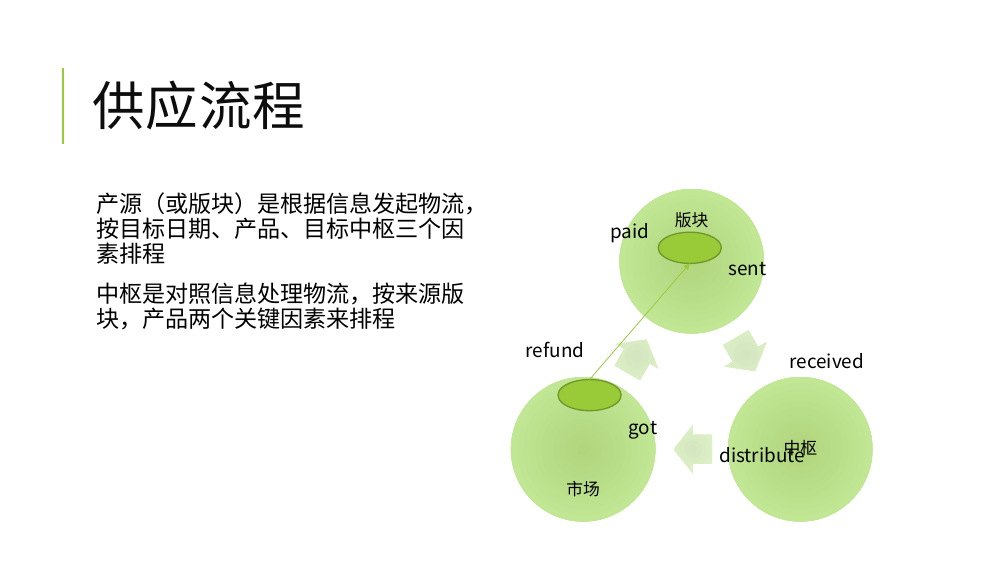
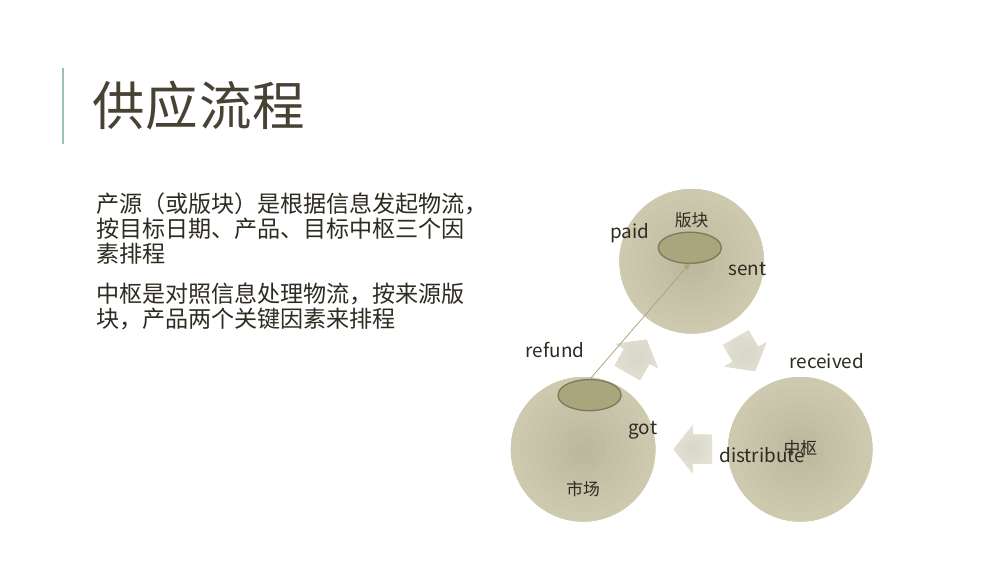
Before and after one commit to jzgi/chainsmart, a slide deck: slide 10 of Docs/品链供销平台.pptx. Drawn at 1008x567 pixels with LibreOffice and Linux fonts; fonts in the diff are those of the drawing. Boxes give left, top, right and bottom in pixels: in the first picture for what was removed or moved away, otherwise in the second. Text is boxed around its words. In the diff, an @@ line names an element or a change of style, - is before the commit and + after.

```diff
--- a/Docs/品链供销平台.pptx
+++ b/Docs/品链供销平台.pptx
@@ title "供应流程" at box(92, 80, 305, 130): text colour #0D0D0D to #474233 @@
@@ line (63, 144) - (63, 68): stroke #99CB38 1.5 pt to #9CBEBD 1.5 pt @@
@@ text "产源（或版块）是根据信息发起物流，按目标日期、产品、目标中枢三个因素排程" at box(96, 192, 488, 330): text colour #000000 to #2E2B21; bullet colour #99CB38 to #9CBEBD @@
@@ ellipse at box(659, 232, 722, 263): fill #99CB38 to #A9A57C; outline #719629 1.25 pt to #7D7A5C 1.25 pt @@
@@ arrow (590, 380) - (690, 263): stroke #99CB38 0.75 pt to #A9A57C 0.75 pt @@
@@ fill gradient #D4E7BF to #E1F4CC to gradient #DAD8CC to #E7E5D8 in 3 elements at box(715, 325, 777, 383), box(674, 425, 712, 474), box(606, 328, 668, 386) @@
@@ fill gradient #B0D57D to #CAEEA0 to gradient #BBB89D to #D5D2B9 in 3 elements at box(619, 189, 764, 333), box(728, 377, 873, 522), box(511, 377, 656, 522) @@
@@ ellipse at box(558, 380, 622, 411): fill #99CB38 to #A9A57C; outline #719629 1.25 pt to #7D7A5C 1.25 pt @@
@@ text colour #000000 to #2E2B21 in 9 elements at box(610, 219, 649, 244), box(728, 256, 766, 281), box(790, 353, 864, 369), box(719, 442, 804, 467), box(629, 415, 658, 440), box(526, 341, 584, 358), box(675, 212, 709, 228), box(784, 440, 818, 459), box(566, 481, 600, 497) @@
```
Also in this commit, not shown: 27 other slides changed, 13 other files.
